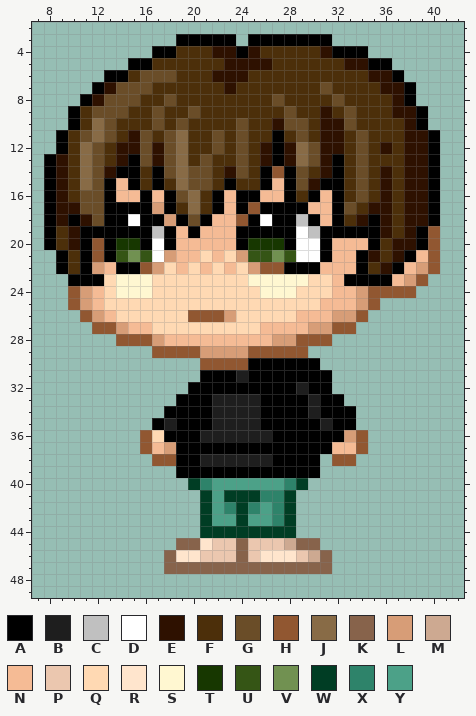
One commit to this pixel-art sprite: assets/images/ru_closed_mouth.png. This is how it looked before the edit.
The file is 250x250 pixels, drawn in blocks of 5x5; one block is one cell here. Shown: x 7..42, y 2..49.
Palette (. is transparent): A #000000  B #1e1e1e  C #c0c0c0  D #ffffff  E #2e1100  F #4c2f0a  G #6a4d28  H #915731  J #886b46  K #87634b  L #d79d77  M #cda991  N #f5bb95  P #ebc7af  Q #ffd9b3  R #ffe5cd  S #fff7d1  T #173700  U #355515  V #719151  W #003d24  X #2e836a  Y #4ca188
Pixels before, first column x 8:
 3 ...........AAAAA.AAAAAAA.........
 4 .........AAFFFEEAEFFFFFEAAA......
 5 .......AAFFFFFFEEEEFFFFFFEEAA....
 6 .....AAFGGGFFFEEEFFFFFFFFFFEEA...
 7 ....AEGGGFFFFFFEFFFFFFFGFFFFEEA..
 8 ...AEGGGFFGFFFFFFFFGFFFFGFFFFEA..
 9 ..AFGGGFFGFFGFFFFFFFGFFEFGFFFEEA.
10 ..AFJGFFFGFGFFFFGFFEGGFEEGFFFFEA.
11 .AFGJGFEGFGJFFGFGFFAFGFEEFGFFFEEA
12 .AFJGFEEGEGJFFGFGFEAEJGEEFGFEFEEA
13 AEFJGFEAGEGJFGFFGFEAEJGEAFGFFFEEA
14 AEFJGEAAFAGJGGFEGFAHAGFEAFGFEFEEA
15 AEFJGANAFAFJGGFAFFANAGEAAFGFEFEEA
16 AEFGGANNANAGJFANAANNAFANAFGFEFEEA
17 AEEGGAAAALAFJFANAHAAAANNAGFEEFEEA
18 AEAEGAADAALAGANNHADAACANAFEAEFEEA
19 AFEAAAAAACANANNNAAAAADCAAAAAEFEAH
20 AFEAHATTADANNNNNATTTADDANNNAFEEAH
21 .AFAHAUVUDLNNQNQLUUVUDDANNAEFEANH
22 .AFALNAAHLQNQNQNQLHHAAANNNAFEANLH
23 ..AAAQSSSQQQQQQQQSSSSSQQNAAAANLH.
24 ..HLNQSSSQQQQQQQQQSSSQQQNNLHHHH..
25 ..HLNQQQQQQQQQQQQQQQQQQNNNLH.....
26 ...HLNQQQQQQHHHLQQQQQNNNLLH......
27 ....HHLNNQQQQQQQQQNNNNLLHH.......
28 ......HHHLNNNNNNNNNLLHHH.........
29 .........HHHHLLLLHHHHH...........
30 .............HHHHAAAAAA..........
31 .............AAABAAAAAAA.........
32 ............AAAAAAAAABAA.........
33 ...........AAABBBBAAAABAA........
34 ..........AAAABBBBAAAABAAA.......
35 .........ABAAABBBBAAAAABAA.......
36 ........HQAAABBBBBBAAAAAALH......
37 ........HNLAAAAAAAAAAAAANNH......
38 .........HHAABBBBBBAAAA.HH.......
39 ...........AAAAAAAAAAAA..........
40 ............WXYYYYYYXW...........
41 .............WYWWWXXW............
42 .............WYXWXYXW............
43 .............WYYWYYXW............
44 .............WWWWWWWW............
45 ...........KKRPPKPPPMKK..........
46 ..........KRRPPPKPRRRPMK.........
47 ..........KKKKKKKKKKKKKK.........
Now the later version:
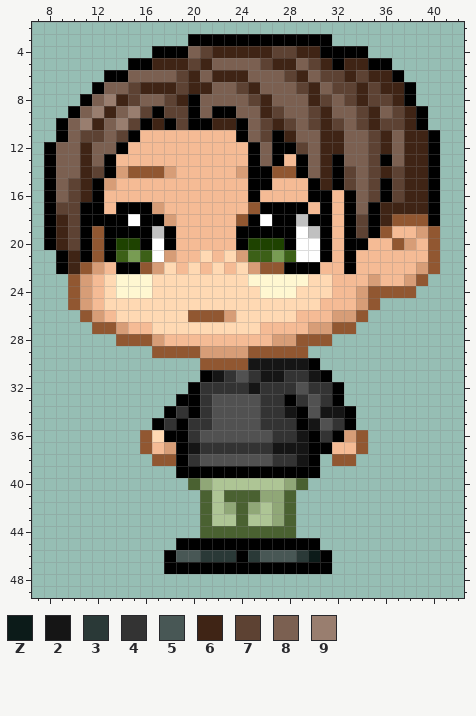
Colours new in this view: Z #0c1b19  2 #151515  3 #2a3937  4 #333333  5 #485755  6 #3f2415  7 #5d4233  8 #7b6051  9 #997e6f
What changed:
colour B: #1e1e1e -> #515151
colour T: #173700 -> #1e4200
colour U: #355515 -> #3c6017
colour V: #719151 -> #789c53
colour W: #003d24 -> #4a6131
colour X: #2e836a -> #90a777
colour Y: #4ca188 -> #aec595
y 3: x 19 A -> .; x 24 . -> A
y 4: x 19..31 FFFEEAEFFFFFE -> A87666667766A
y 5: x 17..34 FFFFFFEEEEFFFFFFEE -> 666768888766876A66
y 6: x 15..36 FGGGFFFEEEFFFFFFFFFFEE -> 8888768666888768776766
y 7: x 13..37 EGGGFFFFFFEFFFFFFFGFFFFEE -> 8876667668876888768776766
y 8: x 12..37 EGGGFFGFFFFFFFFGFFFFGFFFFE -> 89678876A88887688867876776
y 9: x 11..38 FGGGFFGFFGFFFFFFFGFFEFGFFFEE -> 896897A77A8AA886788768876876
y 10: x 9..38 .AFJGFFFGFGFFFFGFFEGGFEEGFFFFE -> A896897A6A7AA66A87678767876776
y 11: x 10..26 FGJGFEGFGJFFGFGFF -> 87787ANNNNNNNNA87; x 28..39 FGFEEFGFFFEE -> 688668876866
y 12: x 8..26 .AFJGFEEGEGJFFGFGFE -> A88688ANNNNNNNNNNA8; x 28..39 EJGEEFGFEFEE -> A78668876866
y 13: x 9..26 EFJGFEAGEGJFGFFGFE -> 8868ANNNNNNNNNNNA8; x 28..31 EJGE -> NA86; x 33..39 FGFFFEE -> 887A866
y 14: x 9..25 EFJGEAAFAGJGGFEGF -> 8867ALHHHLNNNNNLA; x 28..31 AGFE -> HA86; x 33..39 FGFEFEE -> 7876766
y 15: x 9..13 EFJGA -> 876AL; x 15..25 AFAFJGGFAFF -> NNNNNNNNNNA; x 28..31 AGEA -> NNA6; x 33..39 FGFEFEE -> 787A766
y 16: x 9..13 EFGGA -> 876AN; x 16 A -> N; x 18..22 AGJFA -> NNNNN; x 24 A -> N; x 28..29 AF -> NN; x 31..39 NAFGFEFEE -> ANA87A766
y 17: x 9..13 EEGGA -> 77AAN; x 18..22 AFJFA -> NNNNN; x 24 A -> N; x 31..39 NAGFEEFEE -> ANA8A6666
y 18: x 9..12 EAEG -> 67AA; x 19..21 AGA -> NNN; x 31..34 NAFE -> ANA7; x 36..39 EFEE -> 6HHH
y 19: x 9..10 FE -> 67; x 12 A -> H; x 20 A -> N; x 32 A -> N; x 34 A -> 7; x 36..39 EFEA -> HNNL
y 20: x 9..10 FE -> 67; x 33..39 NNAFEEA -> AANNHLN
y 21: x 10 F -> 6; x 33..38 NAEFEA -> ANNNNN
y 22: x 10..11 FA -> 6H; x 33..37 NAFEA -> ANNNN
y 23: x 10..12 AAA -> HLN; x 33..36 AAAA -> NNLN
y 30: x 25..29 AAAAA -> 22222
y 31: x 22..23 AA -> 24; x 25..30 AAAAAA -> 422442
y 32: x 21..28 AAAAAAAA -> 44442444; x 30..32 AA. -> 44A
y 33: x 21 A -> 4; x 26..27 AA -> 44; x 29 A -> 4; x 31 A -> 4
y 34: x 19 A -> 4; x 21 A -> 4; x 26..28 AAA -> 442; x 31..32 AA -> 22
y 35: x 18 B -> 4; x 20..21 AA -> 44; x 26..28 AAA -> 444; x 30 A -> 2; x 32 A -> 4
y 36: x 20 A -> 4; x 27..29 AAA -> 442; x 31 A -> 4
y 37: x 20..29 AAAAAAAAAA -> 2444444222
y 38: x 20 A -> 4; x 27..29 AAA -> 442
y 45: x 19..30 KKRPPKPPPMKK -> AAAAAAAAAAAA
y 46: x 18..31 KRRPPPKPRRRPMK -> A55333A35553ZA
y 47: x 18..31 KKKKKKKKKKKKKK -> AAAAAAAAAAAAAA
Where, in picture pixels (left, top, right, bottom), the same in both pictures:
changed: (44, 34, 428, 286)
changed: (164, 358, 344, 574)
